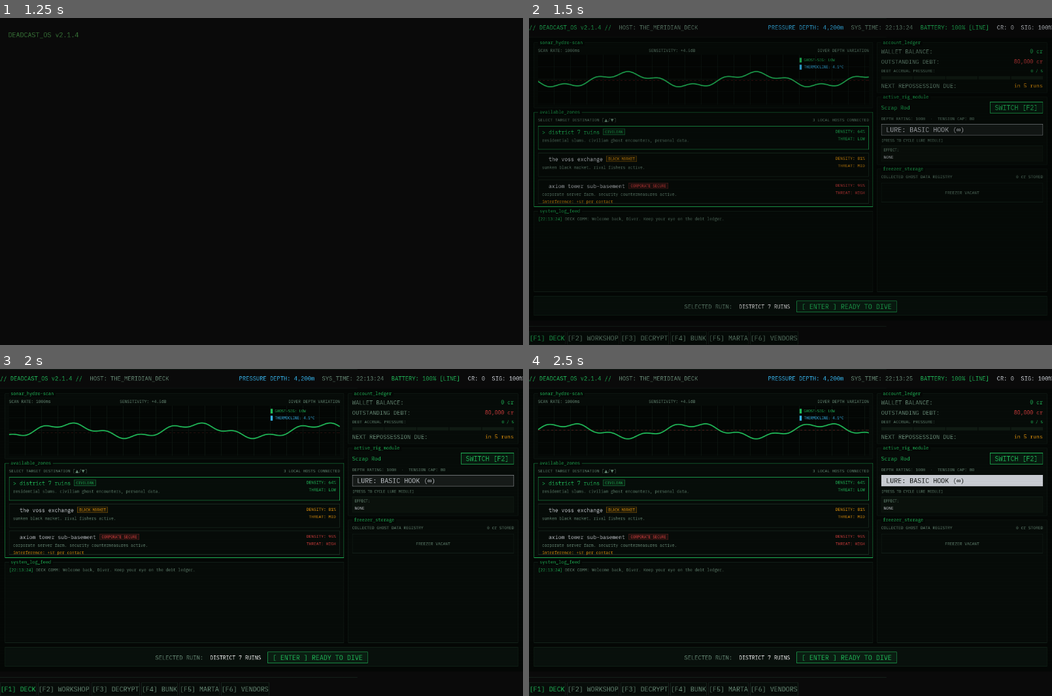
Above: before the commit, frames 1-4 (two rows, left to right).
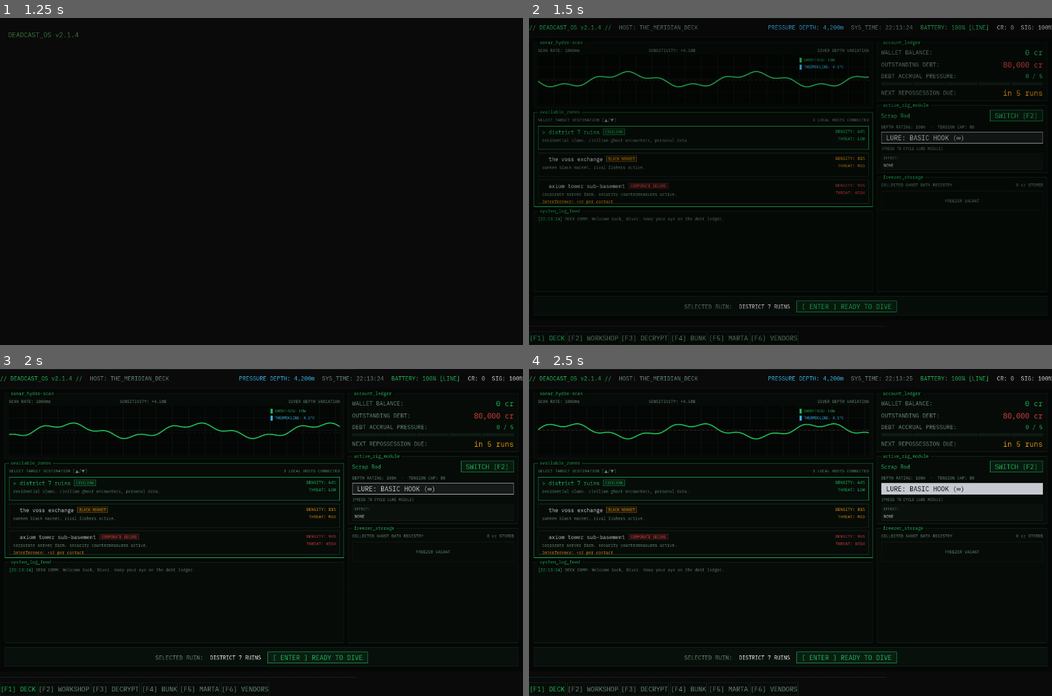
Above: after the commit, the same moments.

Repository: Teeohbee/deadcast
Game: Godot game, scene res://scenes/title_screen/TitleScreen.tscn
Two runs of this game, one before a commit and one after it. Both use one fixed random seed, a clock stepped at 60 frames per second and the inputs below.
Inputs (mouse positions are in pixels of both pictures, inside the frame that each line leads up to):
- Up to frame 1 (1.25 s): click "new game" at 0.5 s
- Up to frame 2 (1.5 s): tap Enter at 1.25 s; move the mouse to (905, 165) at 1.27 s; hold E (tab_next) from 1.28 s (still down); click (905, 165) at 1.42 s
- Up to frame 3 (2 s): keep holding E (tab_next)
- Up to frame 4 (2.5 s): release E (tab_next) at 2 s; click "LURE: BASIC HOOK (∞)" at 2 s

Frame 1 is identical in both runs. In frame 2, 1.8% of the frame differs, in the area x 67-99%, y 9-57%; in frame 3, 2.0%; in frame 4, 3.0%.
Error in both runs: Assertion failed: UIController.initialize() must be called before navigate_to() (res://autoload/UIController.gd:30)

Commit message:
feat: raise ledger money readouts to value tier

Diff:
--- a/scenes/barge_hub/panels/ledger_panel.gd
+++ b/scenes/barge_hub/panels/ledger_panel.gd
@@ -28,10 +28,10 @@
 	var plabel := Label.new()
 	plabel.text = "DEBT ACCRUAL PRESSURE:"
 	plabel.size_flags_horizontal = Control.SIZE_EXPAND_FILL
-	DeckStyle.apply_label(plabel, DeckStyle.DIM, DeckStyle.FONT_SIZE_TINY)
+	DeckStyle.apply_label(plabel, DeckStyle.DIM, DeckStyle.SIZE_BODY)
 	ratio_row.add_child(plabel)
 	_pressure_ratio = Label.new()
-	DeckStyle.apply_label(_pressure_ratio, DeckStyle.AMBER, DeckStyle.FONT_SIZE_TINY)
+	DeckStyle.apply_label(_pressure_ratio, DeckStyle.AMBER, DeckStyle.SIZE_BODY)
 	ratio_row.add_child(_pressure_ratio)
 	root.add_child(ratio_row)
 
@@ -55,7 +55,7 @@
 	DeckStyle.apply_label(cap, DeckStyle.DIM)
 	row.add_child(cap)
 	var val := Label.new()
-	DeckStyle.apply_label(val, value_color, DeckStyle.FONT_SIZE_BODY)
+	DeckStyle.apply_label(val, value_color, DeckStyle.SIZE_VALUE)
 	row.add_child(val)
 	parent.add_child(row)
 	return val
@@ -69,17 +69,17 @@
 	_pressure_ratio.text = "%d / %d" % [GameState.pressure_level, SEGMENTS]
 
 	var fill := pressure_fill_color(GameState.pressure_level)
-	DeckStyle.apply_label(_pressure_ratio, fill, DeckStyle.FONT_SIZE_TINY)
+	DeckStyle.apply_label(_pressure_ratio, fill, DeckStyle.SIZE_BODY)
 	for i in SEGMENTS:
 		_segments[i].color = fill if i < GameState.pressure_level else SEGMENT_EMPTY
 
 	var runs_left := 5 - GameState.runs_since_payment
 	if runs_left > 0:
 		_due_value.text = "in %d run%s" % [runs_left, "s" if runs_left != 1 else ""]
-		DeckStyle.apply_label(_due_value, DeckStyle.AMBER, DeckStyle.FONT_SIZE_BODY)
+		DeckStyle.apply_label(_due_value, DeckStyle.AMBER, DeckStyle.SIZE_VALUE)
 	else:
 		_due_value.text = "IMMEDIATE DANGER"
-		DeckStyle.apply_label(_due_value, DeckStyle.RED, DeckStyle.FONT_SIZE_BODY)
+		DeckStyle.apply_label(_due_value, DeckStyle.RED, DeckStyle.SIZE_VALUE)
 
 static func pressure_fill_color(level: int) -> Color:
 	if level >= 4:
--- a/tests/test_ledger_panel.gd
+++ b/tests/test_ledger_panel.gd
@@ -61,3 +61,9 @@
 	var p := _make_panel()
 	GameState.add_credits(2500)
 	assert_eq(p._wallet_value.text, "2,500 cr")
+
+func test_money_readouts_use_value_tier() -> void:
+	var p := _make_panel()
+	assert_eq(p._wallet_value.get_theme_font_size("font_size"), DeckStyle.SIZE_VALUE)
+	assert_eq(p._debt_value.get_theme_font_size("font_size"), DeckStyle.SIZE_VALUE)
+	assert_eq(p._due_value.get_theme_font_size("font_size"), DeckStyle.SIZE_VALUE)
